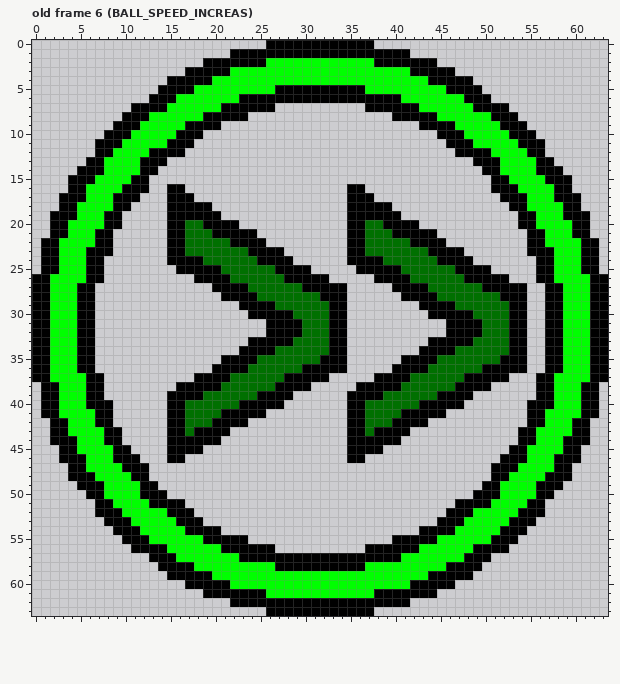
Two states of a pixel-art file, assets/textures/world/Items.aseprite. Above: the version before the commit.
64x64 pixels, 13 frames. Shown: old frame 6 (BALL_SPEED_INCREAS).
After the commit:
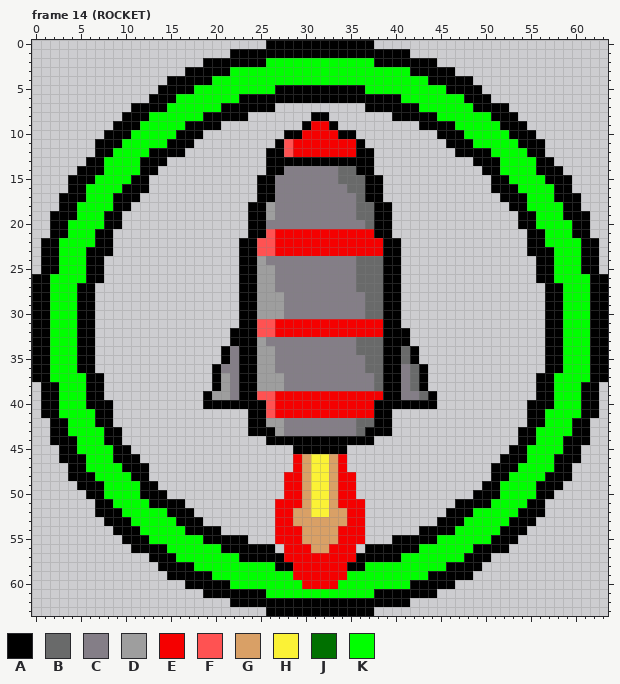
Palette (. is transparent): A #000000  B #696a6a  C #847e87  D #9e9e9e  E #f50000  F #ff5252  G #d9a066  H #fbf236  J #007000  K #00ff00
A new or re-ordered frame is compared with the old frame closest to it.
Message: New item: rocket
What changed:
frames 13 -> 14
layer "Background green" added
layer "Background" removed
Changed rows in their new state; - is an unchanged pixel.
Frame 14 (ROCKET) is new; against old frame 6 (BALL_SPEED_INCREAS), layer "Icon":
first column x 15:
 8 ----------------AA----------------------
 9 ---------------AEEA---------------------
10 -------------AAEEEEAA-------------------
11 ------------AFEEEEEEEA------------------
12 -----------AAFEEEEEEEAA-----------------
13 -----------AAAAAAAAAAAA-----------------
14 -----------AACCCCCCBBAA-----------------
15 ----------AACCCCCCCBBBAA----------------
16 ..--------AACCCCCCCCBBAA----------------
17 ...-------AACCCCCCCCCB-A----------------
18 .....----AADCCCCCCCCCBB-----------------
19 ......---AADCCCCCCCCCBB--.--------------
20 ........-AACCCCCCCCCCCBA-...------------
21 .........-AFEEEEEEEEEEEAA.....----------
22 ........--FFEEEEEEEEEEEEAA.....---------
23 ........A-FFEEEEEEEEEEEEAA.......-------
24 ........AADCCCCCCCCCCBBBAA........------
25 -.......AADDCCCCCCCCCBBB--..........----
26 ---.....AADDCCCCCCCCCBBB--............--
27 -----...-ADDCCCCCCCCCBBBA-..............
28 ------..--DDDCCCCCCCCCBBAA..............
29 ----------DDDCCCCCCCCCBBAA--............
30 --------A-DDDCCCCCCCCCBBAA---...........
31 --------AAFFEEEEEEEEEEEEAA-----.........
32 -------AAAFFEEEEEEEEEEEEAAA----.........
33 -------AA-DCCCCCCCCCCBBBAAA--...........
34 ------AC--DDCCCCCCCCCBBBAABA............
35 -------C--DDCCCCCCCCCCBBAAB-............
36 ------CC-ADDCCCCCCCCCCBBA-CB-...........
37 ---..-DCAADDDCCCCCCCCCCB--CBA.........--
38 -....-DCAADDDCCCCCCCCCCB--CBA.......----
39 ....ADDCAAFFEEEEEEEEEEEEAACCBA....------
40 ....AAAA---FEEEEEEEEEEEAAAAA--...-------
41 .........--FEEEEEEEEEEEAA......---------
42 .........AADDCCCCCCCCBBAA....-----------
43 .......--AAADCCCCCCCCBA--..-------------
44 ......-----AAAAAAAAA---...--------------
45 ....----------AAAAAA....----------------
46 ..------------EGHHGE..------------------
47 --------------EGHHGE--------------------
48 -------------EEGHHGEE-------------------
49 -------------EEGHHGEE-------------------
50 -------------EEGHHGEE-------------------
51 ------------EEEGHHGEEE------------------
52 ------------EEGGHHGGEE------------------
53 ------------EEGGGGGGEE------------------
54 ------------EEEGGGGEEE------------------
55 ------------EEEGGGGEEE------------------
56 -------------EEEGGEEE-------------------
57 -------------EEEEEEEE-------------------
58 --------------EEEEEE--------------------
59 --------------EEEEEE--------------------
60 ---------------EEEE---------------------
Where, in picture pixels (left, top, right, bottom), the same in both pictures:
changed: (167, 112, 527, 589)
